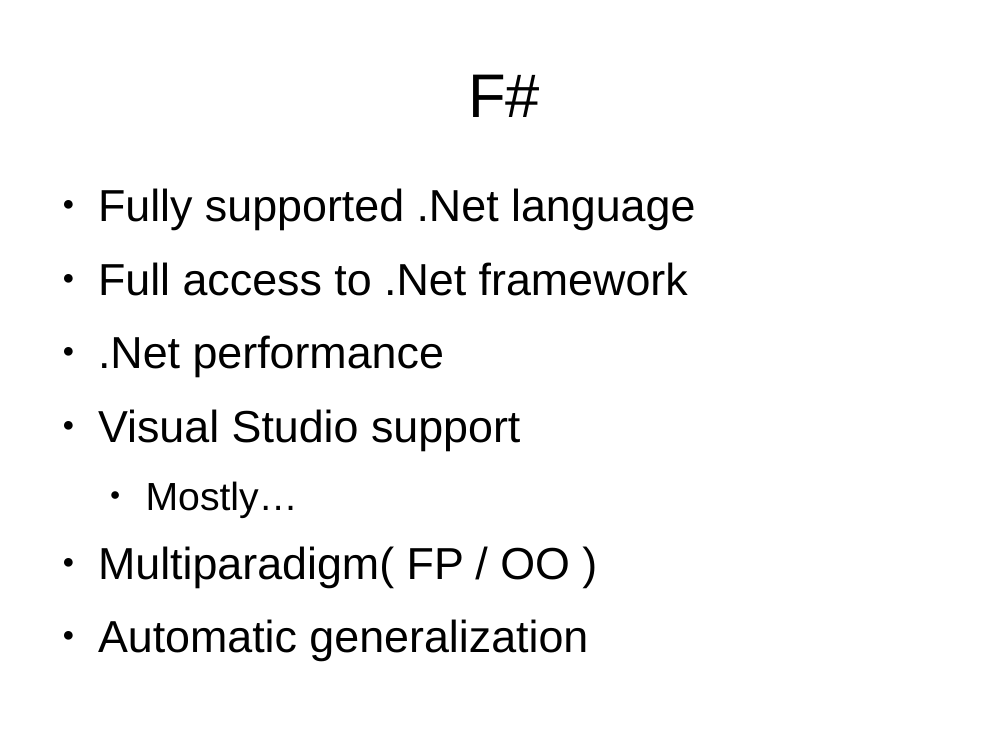
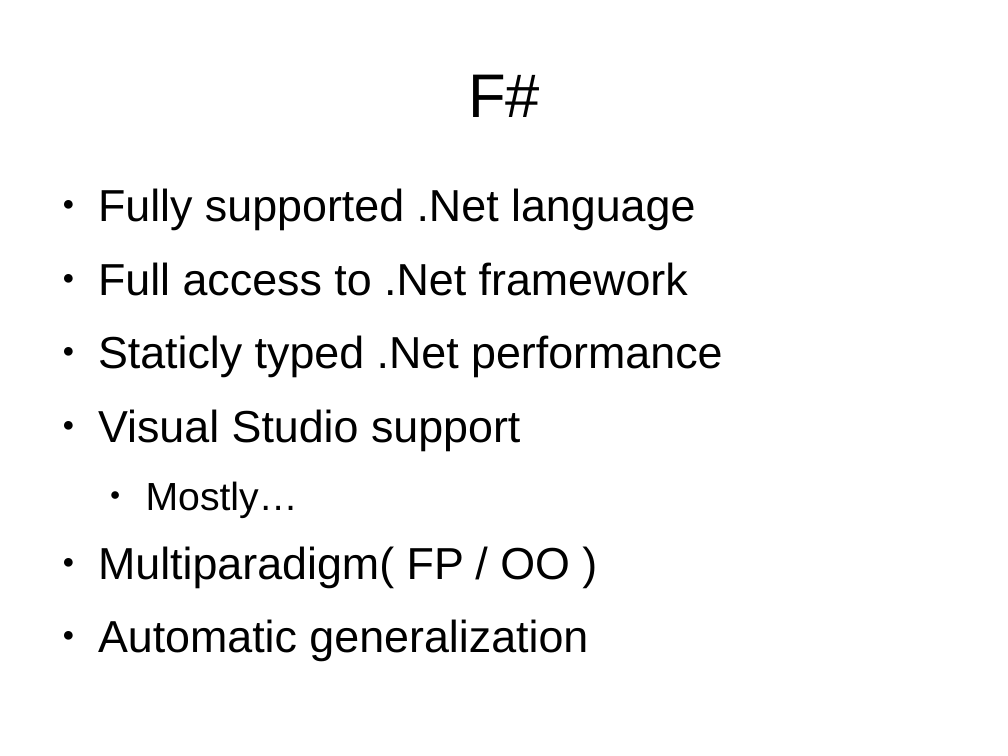
Before and after one commit to mlidbom/FSharpElevate, a slide deck: slide 17 of FSharp2.pptx. Drawn at 1008x756 pixels with LibreOffice and Linux fonts; fonts in the diff are those of the drawing. Boxes give left, top, right and bottom in pixels: in the first picture for what was removed or moved away, otherwise in the second. Text is boxed around its words. In the diff, an @@ line names an element or a change of style, - is before the commit and + after.

```diff
--- a/FSharp2.pptx
+++ b/FSharp2.pptx
@@ text at (98, 335, 722, 377): text changed @@
-● .Net performance
+● Staticly typed .Net performance
```
Also in this commit, not shown: 5 other slides changed, 2 slides removed.
